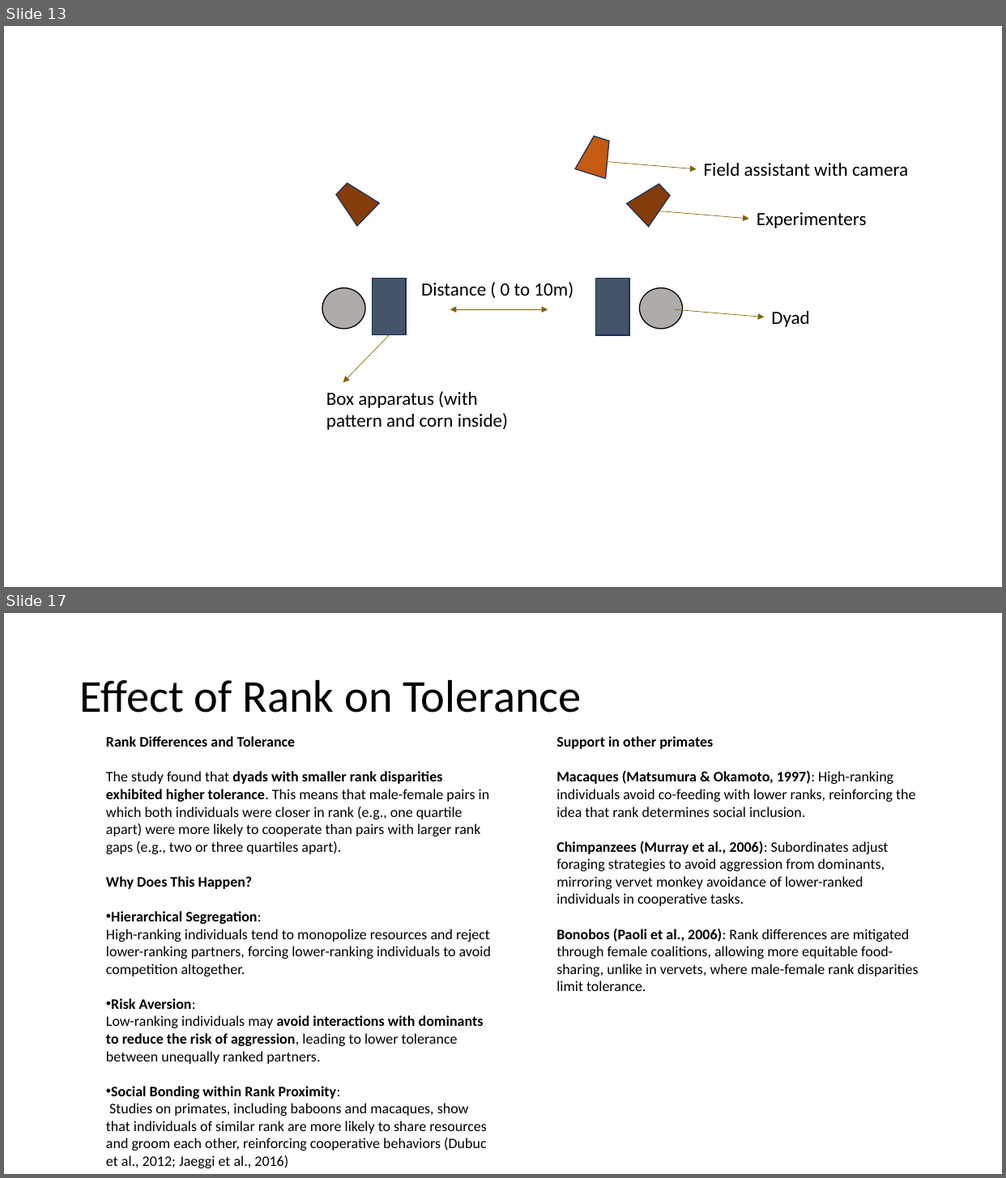
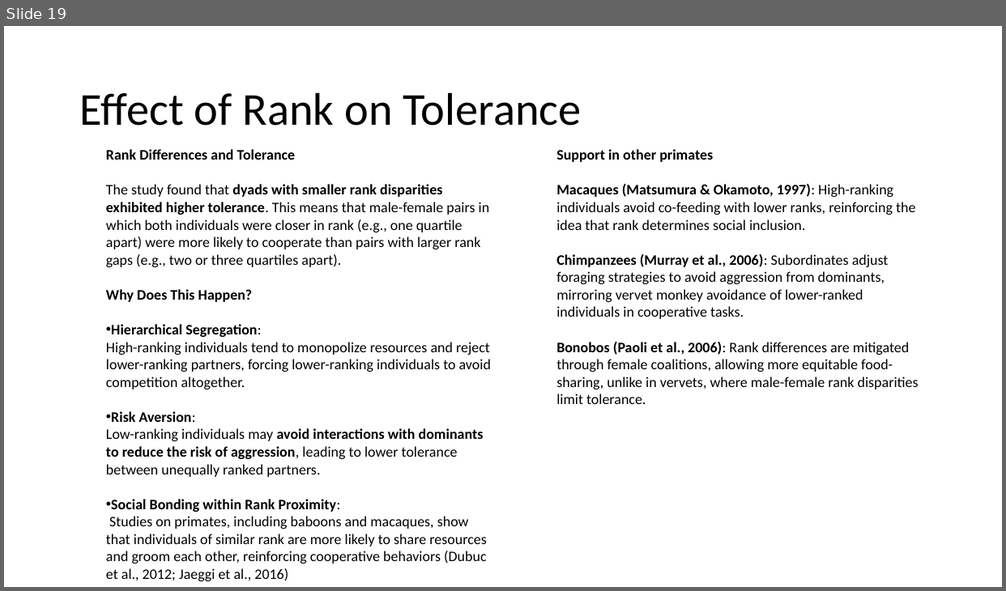
Before and after one commit to Makipurple3/IVPToleranceBex2223, a slide deck: M.AungKyaw_MaleFemaleToleranceInWildVervetMonkeys_Thesis.pptx. Shown one above the other, each under a label of ours: slides 13 and 17 before the commit, slide 19 after it; the slides between them are not shown. The pictures are 1006x1178 and 1006x591 pixels, drawn with LibreOffice and Linux fonts; fonts in the diff are those of the drawing. Boxes give left, top, right and bottom in pixels: in the first picture for what was removed or moved away, otherwise in the second. Text is boxed around its words. In the diff, an @@ line names an element or a change of style, - is before the commit and + after.

```diff
--- a/M.AungKyaw_MaleFemaleToleranceInWildVervetMonkeys_Thesis.pptx
+++ b/M.AungKyaw_MaleFemaleToleranceInWildVervetMonkeys_Thesis.pptx
@@ slide 13 removed at [4,26,1002,587], background #FFFFFF @@
@@ group removed at [322,134,908,430]: 5 texts, 4 arrows, 3 trapezoids, 2 ellipses, 2 rectangles, 1 double arrow @@
-Experimenters
-Dyad
-Box apparatus (with pattern and corn inside)
-Distance ( 0 to 10m)
-Field assistant with camera
@@ what was slide 17 is now slide 19 @@
```
Also in this commit, not shown: 8 slides changed, 14 slides added, 14 other slides removed, 1 other file.
